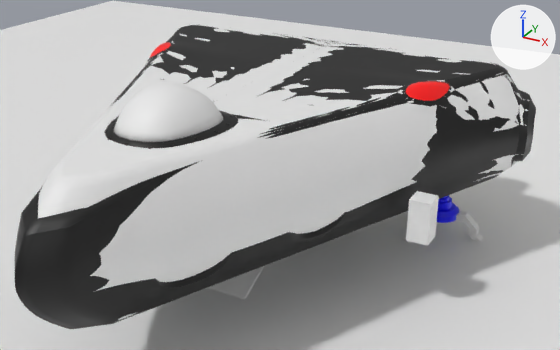
A saved change to the glTF model Godot-Wild-Jam-48-Project/Meshes/Gouda-1.glb.
The view is the same before and after, from a camera (50 mm lens) standing at (17.7, -28.2, 16.4) and looking at (1.8, 0.8, 1.9). Every picture has the same lights, and +X, +Y and +Z are marked at upper right. Where no turn or scale is listed for an object, it has been applied to the vertices.

In view in the first picture: 'BoardingRamp_End', 'CockpitGlass', 'Cube-noimp', 'Exterior', 'Gouda_1_Exterior.001-noimp', 'LandingGear', 'Plane-noimp'.
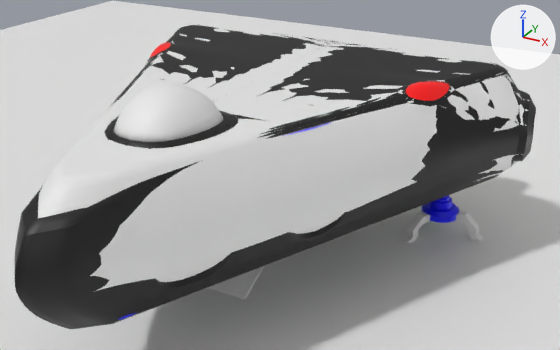
Boxes [x1, y1, x2, y2] around the edits, measured in the pictures (560 x 350 px):
'Cube-noimp', moved (not visible afterwards)
    before: [406, 191, 439, 246]

Diff of the bpy script that builds the scene:
```diff
--- a/Godot-Wild-Jam-48-Project/Meshes/Gouda-1.glb.py
+++ b/Godot-Wild-Jam-48-Project/Meshes/Gouda-1.glb.py
@@ ob_cube_noimp @@
 ob_cube_noimp = bpy.data.objects.new('Cube-noimp', me_cube_001)
-ob_cube_noimp.location = (8.5, 1.5, 0.0)
+ob_cube_noimp.location = (0.0, -5.04, 4.6)
```
